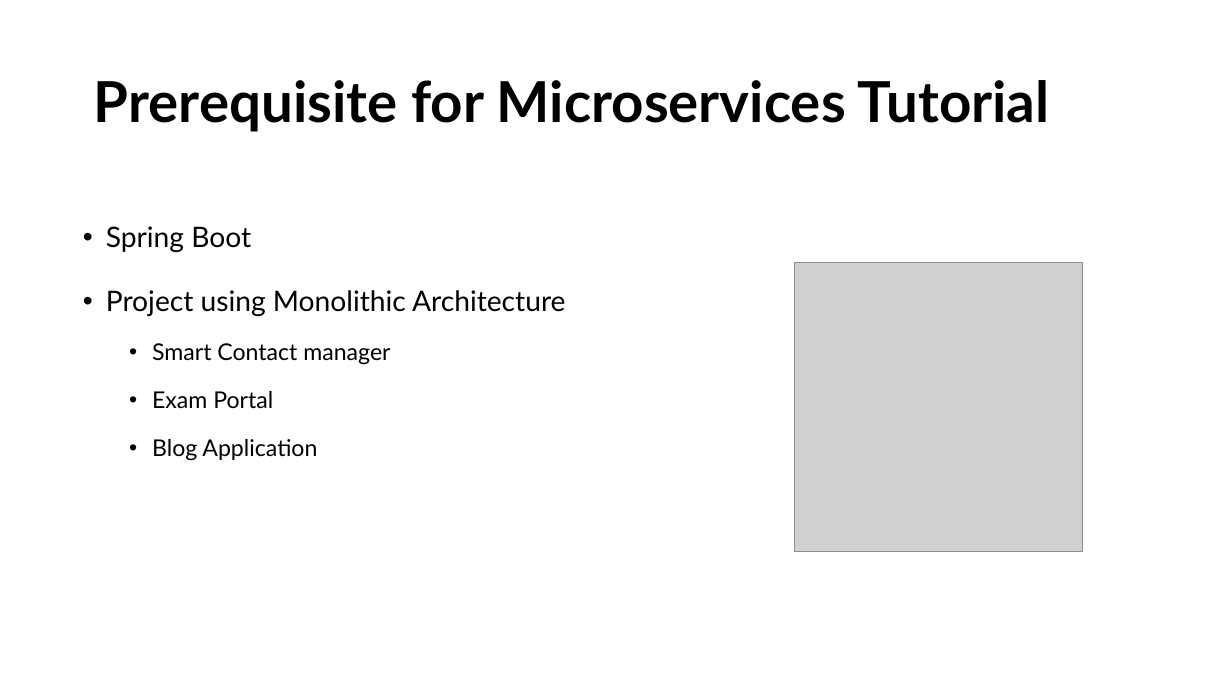
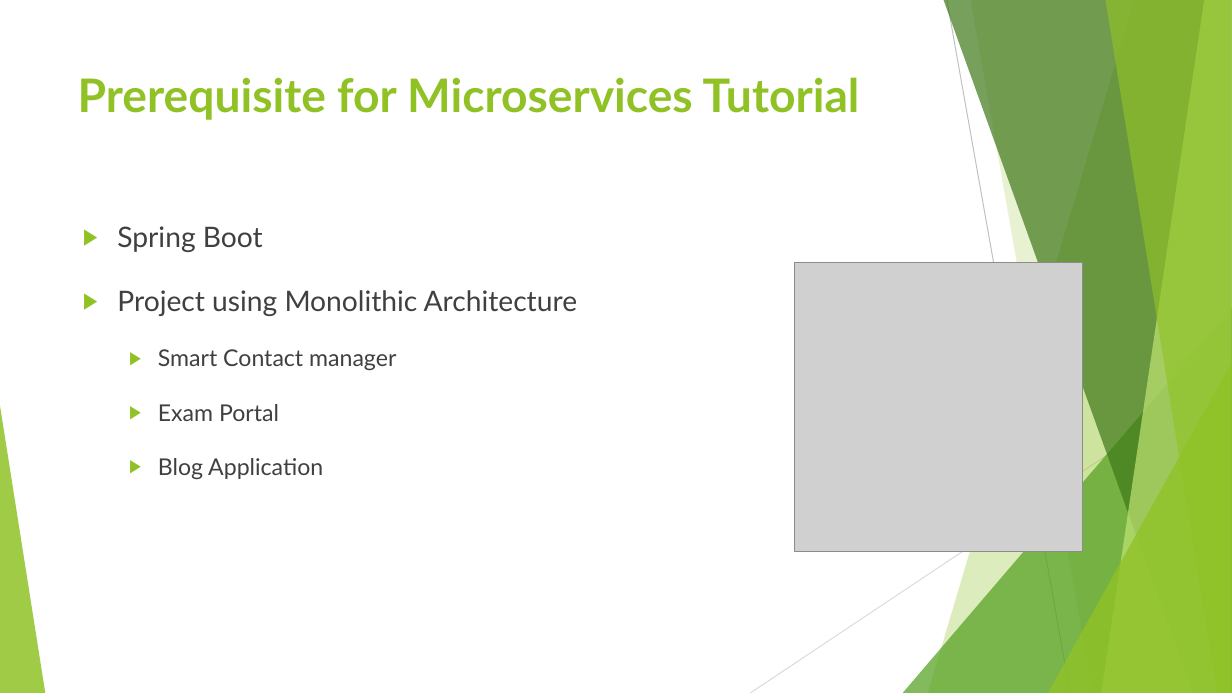
Before and after one commit to sudhirsatwekar/miscroservices_management, a slide deck: slide 2 of microservices.pptx. Drawn at 1232x693 pixels with LibreOffice and Linux fonts; fonts in the diff are those of the drawing; grey boxes stand for pictures; background and template pictures are left out. Boxes give left, top, right and bottom in pixels: in the first picture for what was removed or moved away, otherwise in the second. Text is boxed around its words. In the diff, an @@ line names an element or a change of style, - is before the commit and + after.

Commit message:
ppt added for explaination and architecture understanding

```diff
--- a/microservices.pptx
+++ b/microservices.pptx
@@ title "Prerequisite for Microservices Tutorial": place and size @@
-title "Prerequisite for Microservices Tutorial" at [94, 80, 1050, 132]
+title "Prerequisite for Microservices Tutorial" at [78, 77, 860, 120]
@@ title "Prerequisite for Microservices Tutorial" at [78, 77, 860, 120]: size 44 to 36 pt, text colour #000000 to #90C226; line spacing 0.9 to 1; vertical alignment middle to top @@
@@ text "Spring Boot" at [117, 226, 577, 479]: text colour #000000 to #404040; bullet • to ▶; more space between paragraphs @@
@@ group added at [0, 0, 1232, 693]: 5 freeform shapes, 3 triangles, 2 lines @@
```
Also in this commit, not shown: 13 other slides changed, 2 other files.
